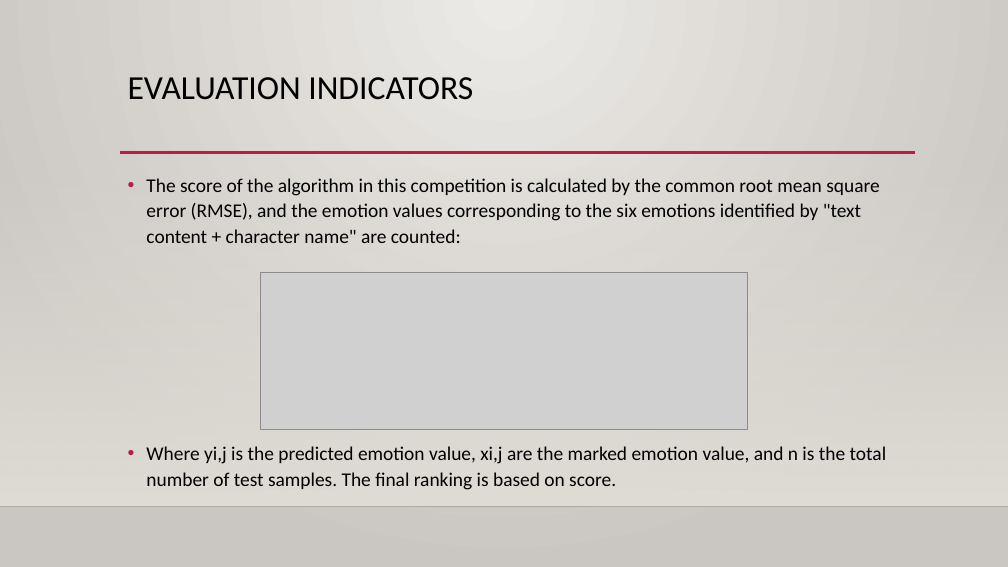
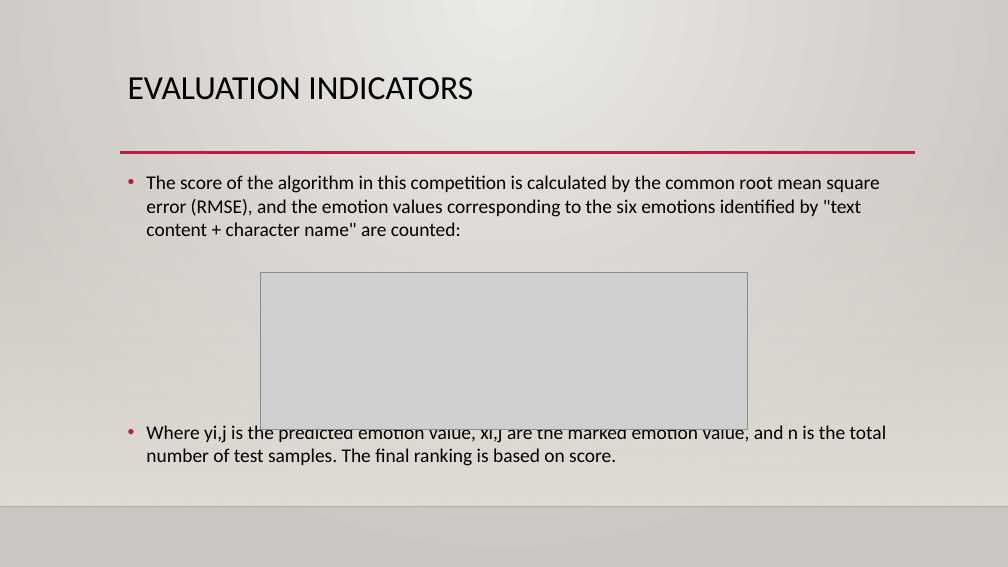
Before and after one commit to ErinYY/IIT-CS584-course-project-script_emotion, a slide deck: slide 6 of CS584_Team39_Presentation1.pptx. Drawn at 1008x567 pixels with LibreOffice and Linux fonts; fonts in the diff are those of the drawing; grey boxes stand for pictures; background and template pictures are left out. Boxes give left, top, right and bottom in pixels: in the first picture for what was removed or moved away, otherwise in the second. Text is boxed around its words. In the diff, an @@ line names an element or a change of style, - is before the commit and + after.

```diff
--- a/CS584_Team39_Presentation1.pptx
+++ b/CS584_Team39_Presentation1.pptx
@@ text "The score of the algorithm ..." at [146, 175, 887, 466]: line spacing 1.1 to 1 @@
```
Also in this commit, not shown: 5 slides added.
